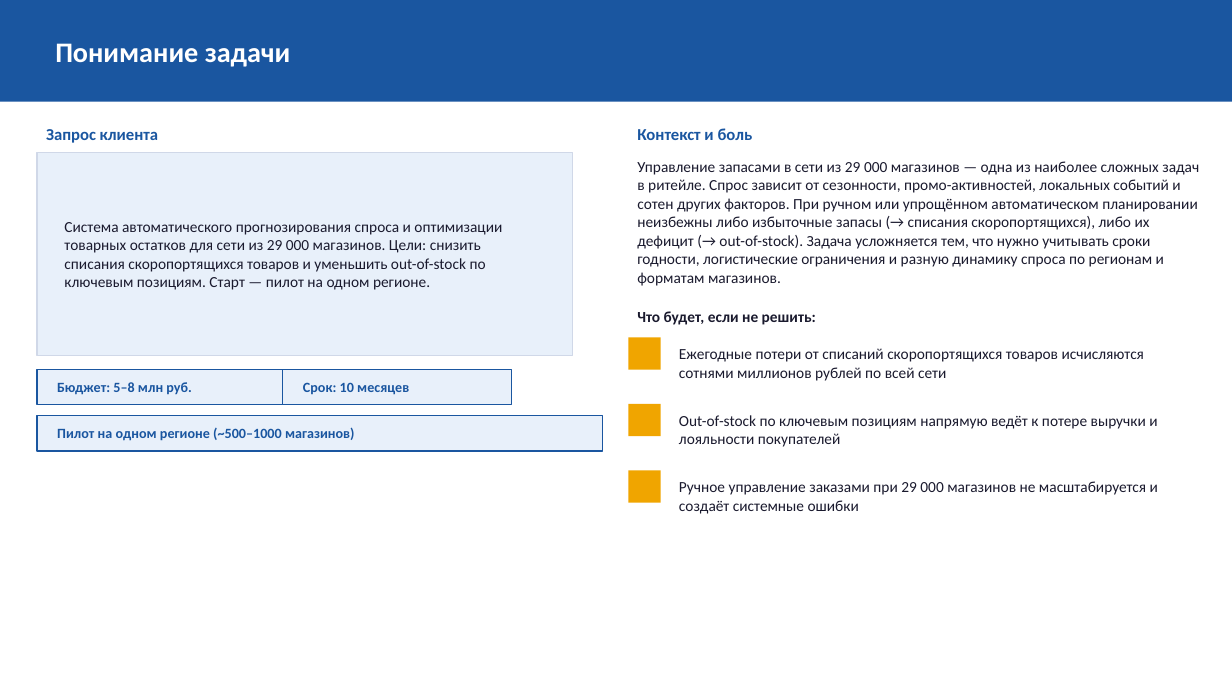
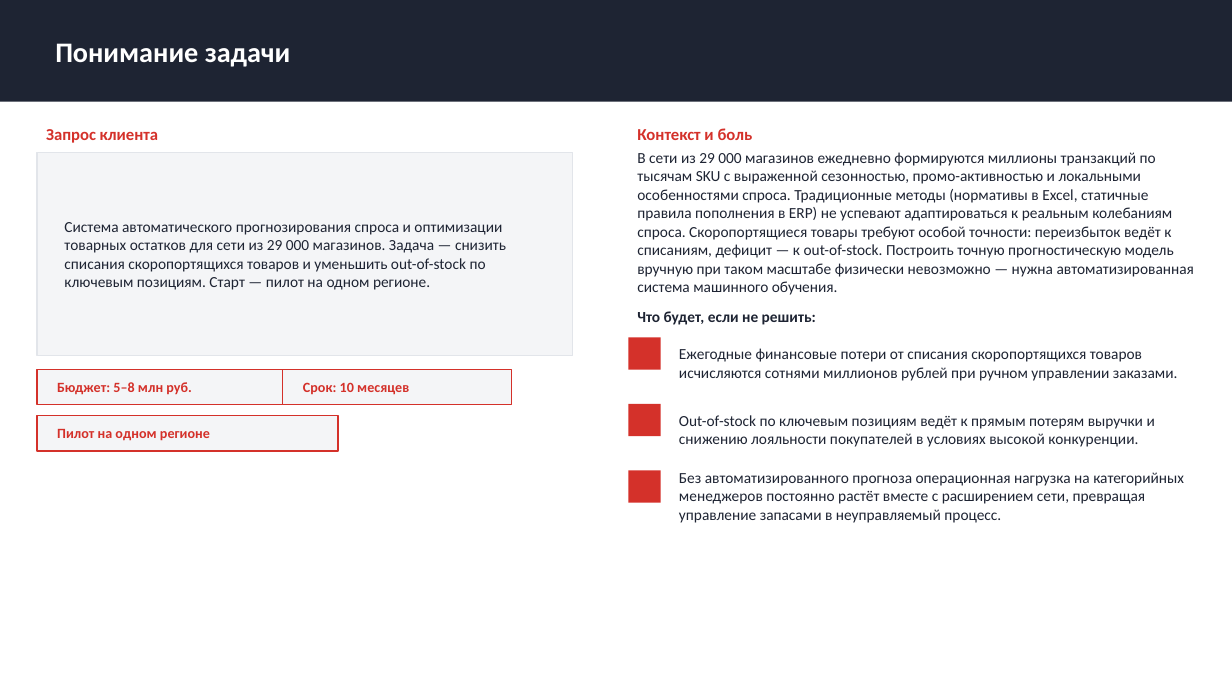
Before and after one commit to kenshin300/diplom, a slide deck: slide 2 of servers/presentation/output/magnit_loginom_pitch.pptx. Drawn at 1232x693 pixels with LibreOffice and Linux fonts; fonts in the diff are those of the drawing. Boxes give left, top, right and bottom in pixels: in the first picture for what was removed or moved away, otherwise in the second. Text is boxed around its words. In the diff, an @@ line names an element or a change of style, - is before the commit and + after.

```diff
--- a/servers/presentation/output/magnit_loginom_pitch.pptx
+++ b/servers/presentation/output/magnit_loginom_pitch.pptx
@@ rectangle at box(0, 0, 1232, 102): fill #1A56A0 to #1E2433 @@
@@ text colour #1A56A0 to #D4312A in 4 elements at box(46, 129, 158, 143), box(57, 382, 191, 395), box(303, 382, 409, 395), box(637, 128, 753, 140) @@
@@ rectangle at box(37, 152, 573, 356): fill #E8F0FA to #F4F5F7; outline #D0D8E8 1 pt to #E2E5EA 1 pt @@
@@ text at box(637, 152, 1194, 295): text changed; text colour #1A1A2E to #1E2433 @@
-Управление запасами в сети из 29 000 магазинов — одна из наиболее сложных задач в ритейле. Спрос зависит от сезонности, промо-активностей, локальных событий и сотен других факторов. При ручном или упрощённом автоматическом планировании неизбежны либо избыточные запасы (→ списания скоропортящихся), либо их дефицит (→ out-of-stock). Задача усложняется тем, что нужно учитывать сроки годности, логистические ограничения и разную динамику спроса по регионам и форматам магазинов.
+В сети из 29 000 магазинов ежедневно формируются миллионы транзакций по тысячам SKU с выраженной сезонностью, промо-активностью и локальными особенностями спроса. Традиционные методы (нормативы в Excel, статичные правила пополнения в ERP) не успевают адаптироваться к реальным колебаниям спроса. Скоропортящиеся товары требуют особой точности: переизбыток ведёт к списаниям, дефицит — к out-of-stock. Построить точную прогностическую модель вручную при таком масштабе физически невозможно — нужна автоматизированная система машинного обучения.
@@ text at box(64, 222, 506, 290): text changed; text colour #1A1A2E to #1E2433 @@
-Система автоматического прогнозирования спроса и оптимизации товарных остатков для сети из 29 000 магазинов. Цели: снизить списания скоропортящихся товаров и уменьшить out-of-stock по ключевым позициям. Старт — пилот на одном регионе.
+Система автоматического прогнозирования спроса и оптимизации товарных остатков для сети из 29 000 магазинов. Задача — снизить списания скоропортящихся товаров и уменьшить out-of-stock по ключевым позициям. Старт — пилот на одном регионе.
@@ text at box(679, 348, 1178, 381): text changed; text colour #1A1A2E to #1E2433 @@
-Ежегодные потери от списаний скоропортящихся товаров исчисляются сотнями миллионов рублей по всей сети
+Ежегодные финансовые потери от списания скоропортящихся товаров исчисляются сотнями миллионов рублей при ручном управлении заказами.
@@ fill #E8F0FA to #F4F5F7; outline #1A56A0 1 pt to #D4312A 1 pt in 3 elements at box(37, 370, 314, 405), box(283, 370, 512, 405), box(37, 416, 338, 451) @@
@@ rectangle: place and size @@
-rectangle at box(37, 416, 603, 451)
+rectangle at box(37, 416, 338, 451)
@@ text at box(679, 415, 1155, 447): text changed; text colour #1A1A2E to #1E2433 @@
-Out-of-stock по ключевым позициям напрямую ведёт к потере выручки и лояльности покупателей
+Out-of-stock по ключевым позициям ведёт к прямым потерям выручки и снижению лояльности покупателей в условиях высокой конкуренции.
@@ text at box(57, 429, 210, 441): text changed; text colour #1A56A0 to #D4312A @@
-Пилот на одном регионе (~500–1000 магазинов)
+Пилот на одном регионе
@@ fill #F0A500 to #D4312A in 3 elements at box(628, 337, 661, 370), box(628, 404, 661, 436), box(628, 470, 661, 503) @@
@@ text at box(679, 472, 1184, 523): text changed; text colour #1A1A2E to #1E2433 @@
-Ручное управление заказами при 29 000 магазинов не масштабируется и создаёт системные ошибки
+Без автоматизированного прогноза операционная нагрузка на категорийных менеджеров постоянно растёт вместе с расширением сети, превращая управление запасами в неуправляемый процесс.
```
Also in this commit, not shown: 3 other slides changed, 3 slides added, 3 slides removed, 18 other files.
